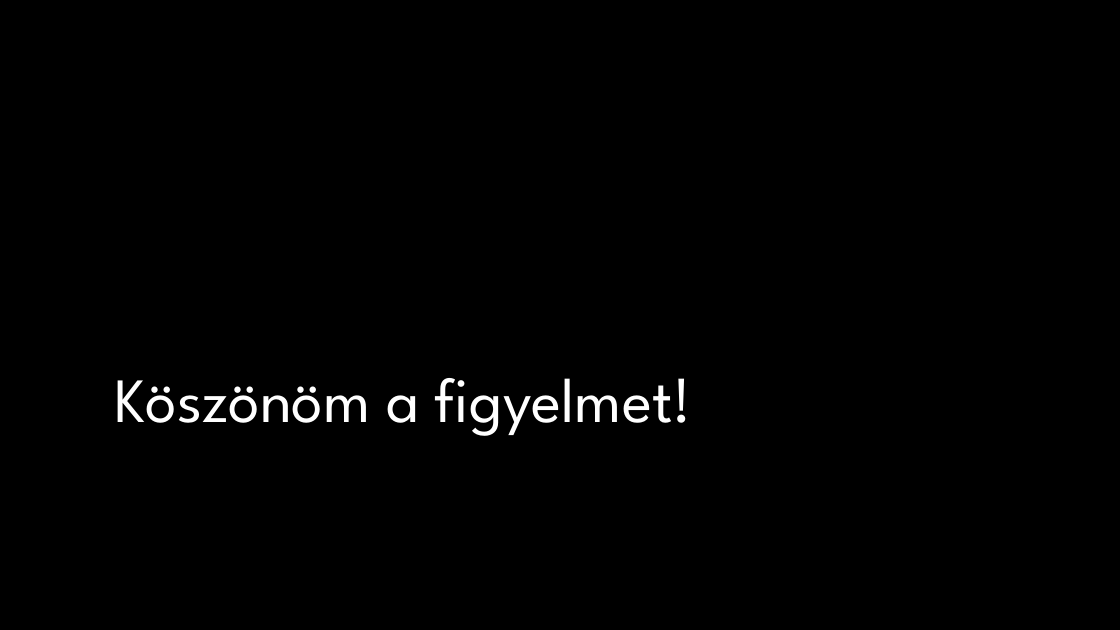
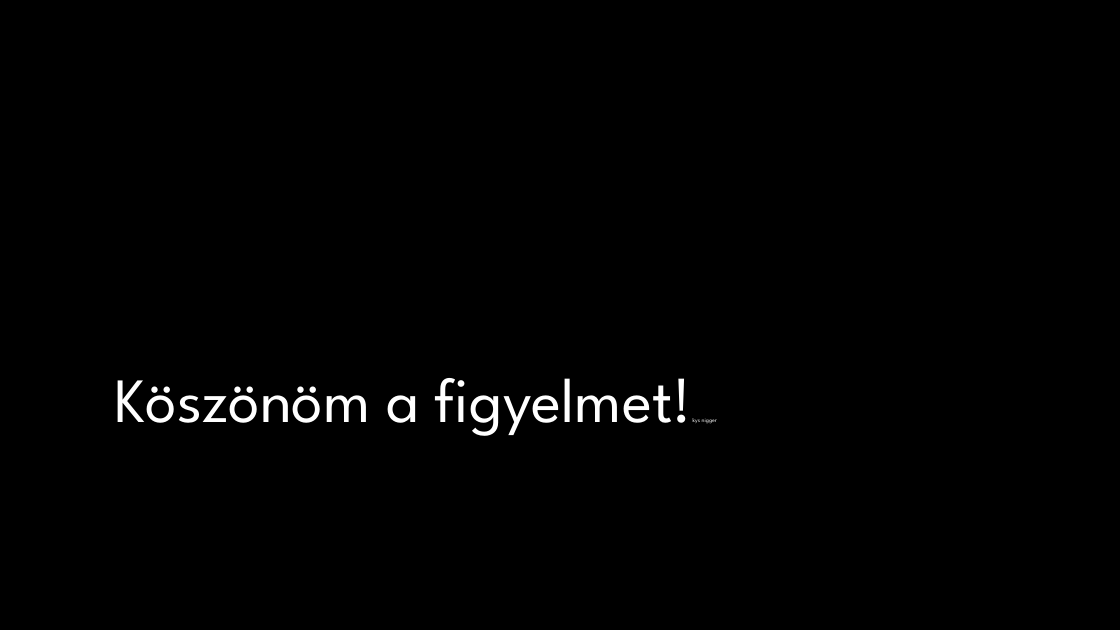
Before and after one commit to kizsi2019/KA_11D, a slide deck: slide 8 of Jankovics Dávid/C#/Ügyfélkezelő Alkalmazás/Ügyfélkezelő Alkalmazás hun.pptx. Drawn at 1120x630 pixels with LibreOffice and Linux fonts; fonts in the diff are those of the drawing; background and template pictures are left out. Boxes give left, top, right and bottom in pixels: in the first picture for what was removed or moved away, otherwise in the second. Text is boxed around its words. In the diff, an @@ line names an element or a change of style, - is before the commit and + after.

```diff
--- a/Jankovics Dávid/C#/Ügyfélkezelő Alkalmazás/Ügyfélkezelő Alkalmazás hun.pptx
+++ b/Jankovics Dávid/C#/Ügyfélkezelő Alkalmazás/Ügyfélkezelő Alkalmazás hun.pptx
@@ title at (114,378,717,436): text changed @@
-Köszönöm a figyelmet!
+Köszönöm a figyelmet!kys nigger
```
Also in this commit, not shown: 1 other file.
